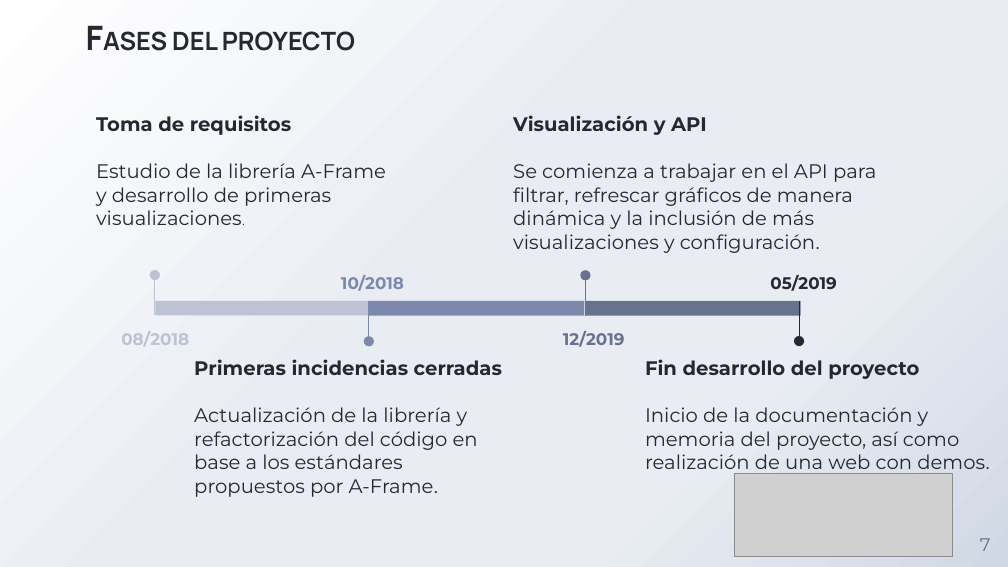
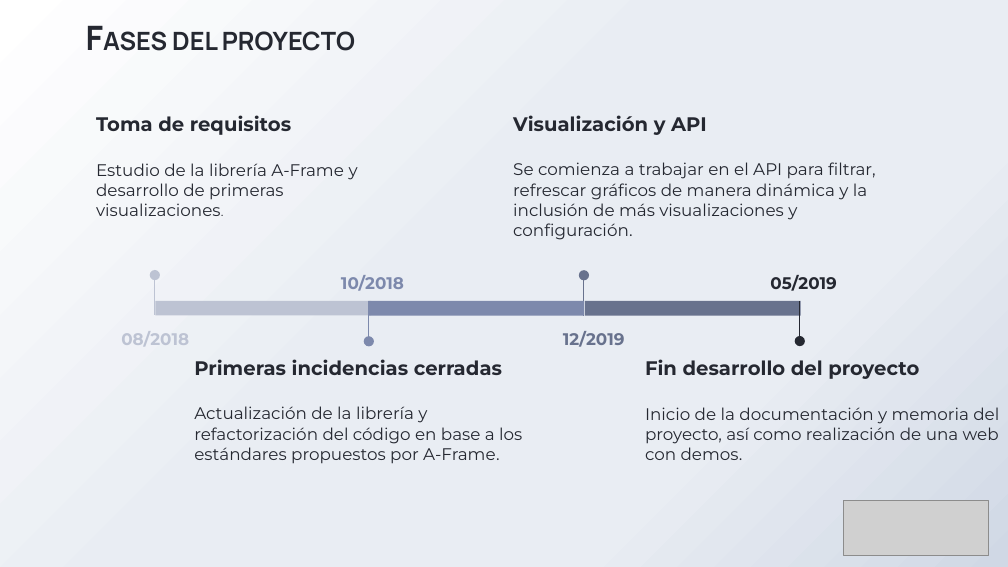
Before and after one commit to adrixp/MemoriaTFG-AdrianPizarroSerrano, a slide deck: slide 9 of PresentaciónTFG_Adrián_Pizarro_Serrano.pptx (slide 7 before the commit). Drawn at 1008x567 pixels with LibreOffice and Linux fonts; fonts in the diff are those of the drawing; grey boxes stand for pictures; background and template pictures are left out. Boxes give left, top, right and bottom in pixels: in the first picture for what was removed or moved away, otherwise in the second. Text is boxed around its words. In the diff, an @@ line names an element or a change of style, - is before the commit and + after.

```diff
--- a/PresentaciónTFG_Adrián_Pizarro_Serrano.pptx
+++ b/PresentaciónTFG_Adrián_Pizarro_Serrano.pptx
@@ text at box(96, 163, 358, 216): size 14 to 12 pt in "Estudio de la librería A-Frame y desarrollo ..." @@
@@ text at box(513, 162, 876, 216): size 14 to 12 pt in "Se comienza a trabajar en el API ..." @@
@@ text at box(194, 406, 522, 460): size 14 to 12 pt in "Actualización de la librería y refactorización del ..." @@
@@ text at box(645, 407, 999, 460): size 14 to 12 pt in "Inicio de la documentación y memoria del ..." @@
@@ picture: place and size @@
-picture at box(735, 474, 953, 556)
+picture at box(843, 500, 989, 555)
@@ page number removed at box(980, 538, 991, 551) @@
-7
```
Also in this commit, not shown: 13 other slides changed, 3 slides added, 1 slide removed, 1 other file.
